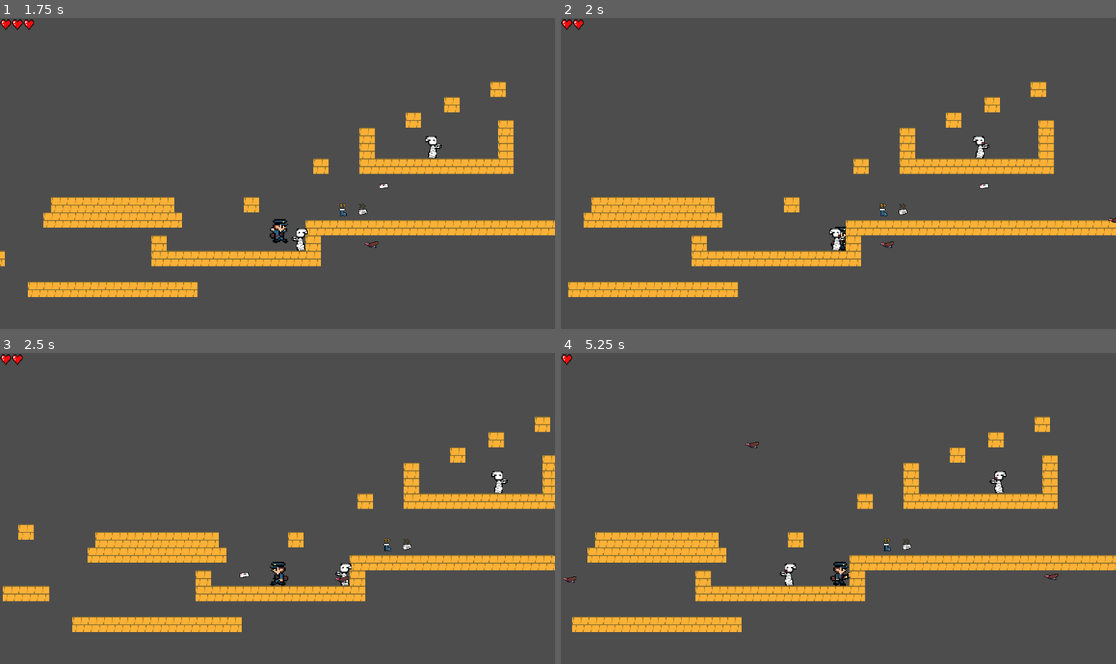
Above: before the commit, frames 1-4 (two rows, left to right).
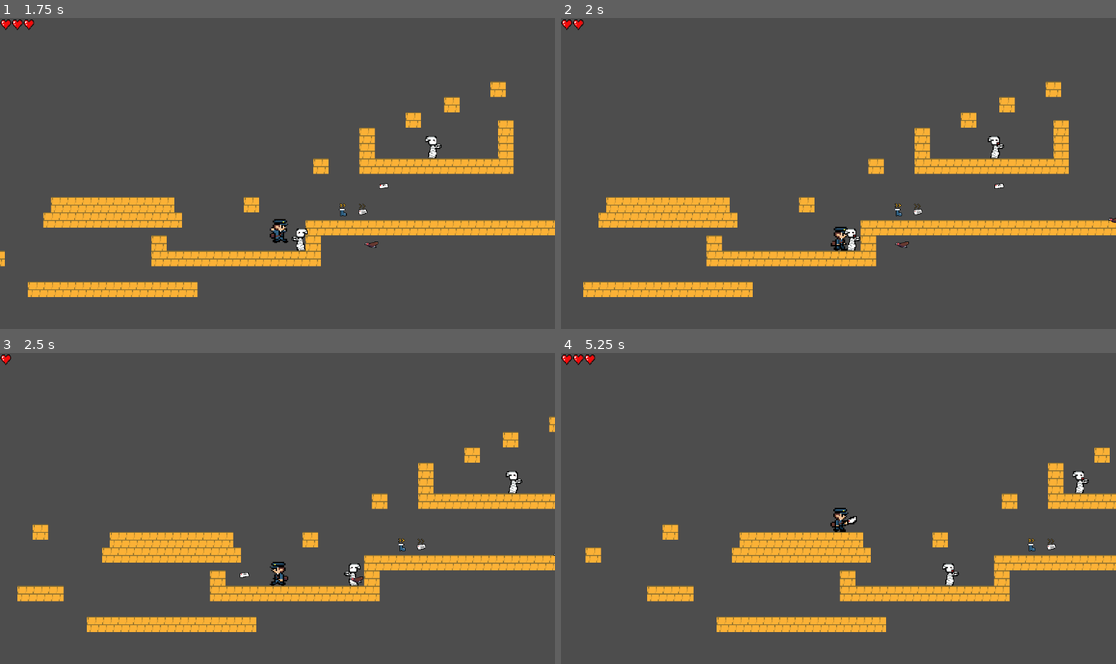
Above: after the commit, the same moments.

Repository: Suukhii/Delivery-through-time
Game: Godot game, scene res://scenes/game.tscn
Two runs of this game, one before a commit and one after it. Both use one fixed random seed, a clock stepped at 60 frames per second and the inputs below.
Inputs:
- Up to frame 1 (1.75 s): hold K (shoot_player_projectile) 0.53-1.28 s; hold Right (move_right) from 0.53 s (still down); tap Space (jump) at 0.77, 1.52 s; tap K (shoot_player_projectile) at 1.35 s
- Up to frame 2 (2 s): keep holding Right (move_right)
- Up to frame 3 (2.5 s): release Right (move_right) at 2.03 s; hold Left (move_left) from 2.03 s (still down); hold K (shoot_player_projectile) from 2.03 s (still down)
- Up to frame 4 (5.25 s): release K (shoot_player_projectile) at 2.78 s; tap K (shoot_player_projectile) at 2.85, 4.35 s; tap Space (jump) at 3.02, 3.77, 4.52 s; hold K (shoot_player_projectile) 3.53-4.28 s; release Left (move_left) at 4.28 s; hold Right (move_right) from 4.28 s (still down); hold K (shoot_player_projectile) from 5.03 s (still down)

Frame 1 is identical in both runs. In frame 2, 6.1% of the frame differs, in the area x 1-100%, y 20-90%; in frame 3, 6.2%; in frame 4, 16%, in the area x 0-100%, y 0-90%.

Commit message:
fixed projectile hit

Diff:
--- a/scenes/enemy.tscn
+++ b/scenes/enemy.tscn
@@ -46,7 +46,6 @@
 size = Vector2(23.25, 41.25)
 
 [node name="enemy" type="CharacterBody2D" groups=["Enemy"]]
-collision_layer = 2
 script = ExtResource("1_4ra3w")
 
 [node name="DetectionArea" type="Area2D" parent="."]
--- a/scenes/player_projectile.tscn
+++ b/scenes/player_projectile.tscn
@@ -7,7 +7,6 @@
 size = Vector2(21, 8.5)
 
 [node name="PlayerProjectile" type="Area2D" groups=["Projectile"]]
-collision_mask = 2
 script = ExtResource("1_lqp5n")
 
 [node name="CollisionShape2D" type="CollisionShape2D" parent="."]
--- a/scenes/vulture.tscn
+++ b/scenes/vulture.tscn
@@ -7,7 +7,7 @@
 radius = 4.0
 height = 26.0
 
-[node name="Vulture" type="CharacterBody2D"]
+[node name="Vulture" type="CharacterBody2D" groups=["Enemy"]]
 collision_mask = 0
 script = ExtResource("1_vdhiy")
 
--- a/scripts/player_projectile.gd
+++ b/scripts/player_projectile.gd
@@ -8,7 +8,6 @@
 	position += direction * speed * delta
 
 func _on_body_entered(body: Node) -> void:
-	print("Hit:", body.name)
 	if body.is_in_group("Enemy") and body.has_method("take_damage"):
 		body.take_damage(damage)
 		print("Hit Enemy: ", body.name)
--- a/scripts/vulture.gd
+++ b/scripts/vulture.gd
@@ -3,7 +3,7 @@
 class_name Vulture
 
 var SPEED = 200.0
-var health = 1
+var health = 50
 
 func _ready() -> void:
 	randomize()
@@ -13,8 +13,8 @@
 	velocity.x = -SPEED
 	move_and_slide()
 
-func damage():
-	health -= 1
+func take_damage(amount):
+	health -= amount
 	if health <= 0:
 		queue_free()
 
